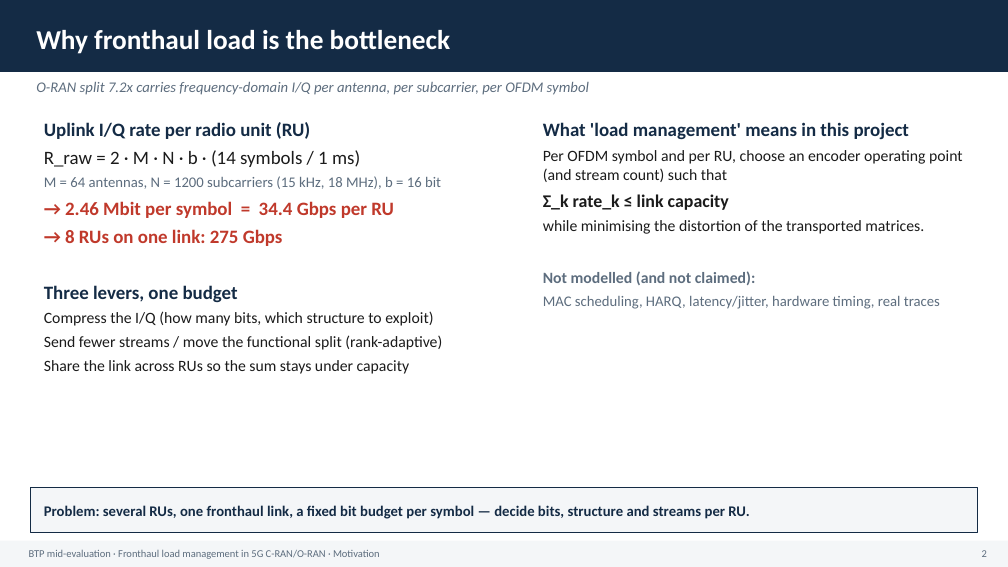
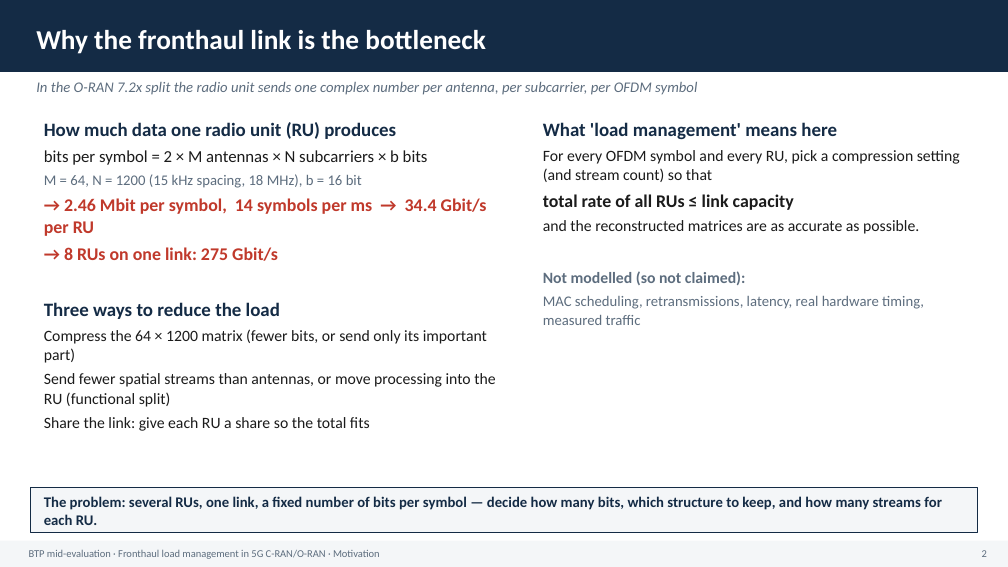
Before and after one commit to Harshvardhan-To1/BTP, a slide deck: slide 2 of docs/mid_evaluation.pptx. Drawn at 1008x567 pixels with LibreOffice and Linux fonts; fonts in the diff are those of the drawing. Boxes give left, top, right and bottom in pixels: in the first picture for what was removed or moved away, otherwise in the second. Text is boxed around its words. In the diff, an @@ line names an element or a change of style, - is before the commit and + after.

```diff
--- a/docs/mid_evaluation.pptx
+++ b/docs/mid_evaluation.pptx
@@ text at (x1=36, y1=30, x2=486, y2=54): text changed @@
-Why fronthaul load is the bottleneck
+Why the fronthaul link is the bottleneck
@@ text at (x1=36, y1=82, x2=697, y2=95): text changed @@
-O-RAN split 7.2x carries frequency-domain I/Q per antenna, per subcarrier, per OFDM symbol
+In the O-RAN 7.2x split the radio unit sends one complex number per antenna, per subcarrier, per OFDM symbol
@@ text at (x1=44, y1=122, x2=495, y2=431): text changed @@
-Uplink I/Q rate per radio unit (RU)
-R_raw = 2 · M · N · b · (14 symbols / 1 ms)
-M = 64 antennas, N = 1200 subcarriers (15 kHz, 18 MHz), b = 16 bit
-→ 2.46 Mbit per symbol = 34.4 Gbps per RU
-→ 8 RUs on one link: 275 Gbps
-Three levers, one budget
-Compress the I/Q (how many bits, which structure to exploit)
-Send fewer streams / move the functional split (rank-adaptive)
-Share the link across RUs so the sum stays under capacity
+How much data one radio unit (RU) produces
+bits per symbol = 2 × M antennas × N subcarriers × b bits
+M = 64, N = 1200 (15 kHz spacing, 18 MHz), b = 16 bit
+→ 2.46 Mbit per symbol, 14 symbols per ms → 34.4 Gbit/s per RU
+→ 8 RUs on one link: 275 Gbit/s
+Three ways to reduce the load
+Compress the 64 × 1200 matrix (fewer bits, or send only its important part)
+Send fewer spatial streams than antennas, or move processing into the RU (functional split)
+Share the link: give each RU a share so the total fits
@@ text at (x1=543, y1=122, x2=960, y2=325): text changed @@
-What 'load management' means in this project
-Per OFDM symbol and per RU, choose an encoder operating point (and stream count) such that
-Σ_k rate_k ≤ link capacity
-while minimising the distortion of the transported matrices.
-Not modelled (and not claimed):
-MAC scheduling, HARQ, latency/jitter, hardware timing, real traces
+What 'load management' means here
+For every OFDM symbol and every RU, pick a compression setting (and stream count) so that
+total rate of all RUs ≤ link capacity
+and the reconstructed matrices are as accurate as possible.
+Not modelled (so not claimed):
+MAC scheduling, retransmissions, latency, real hardware timing, measured traffic
@@ text at (x1=44, y1=496, x2=942, y2=525): text changed @@
-Problem: several RUs, one fronthaul link, a fixed bit budget per symbol — decide bits, structure and streams per RU.
+The problem: several RUs, one link, a fixed number of bits per symbol — decide how many bits, which structure to keep, and how many streams for each RU.
```
Also in this commit, not shown: 19 other slides changed, 2 slides added, 6 other files.
